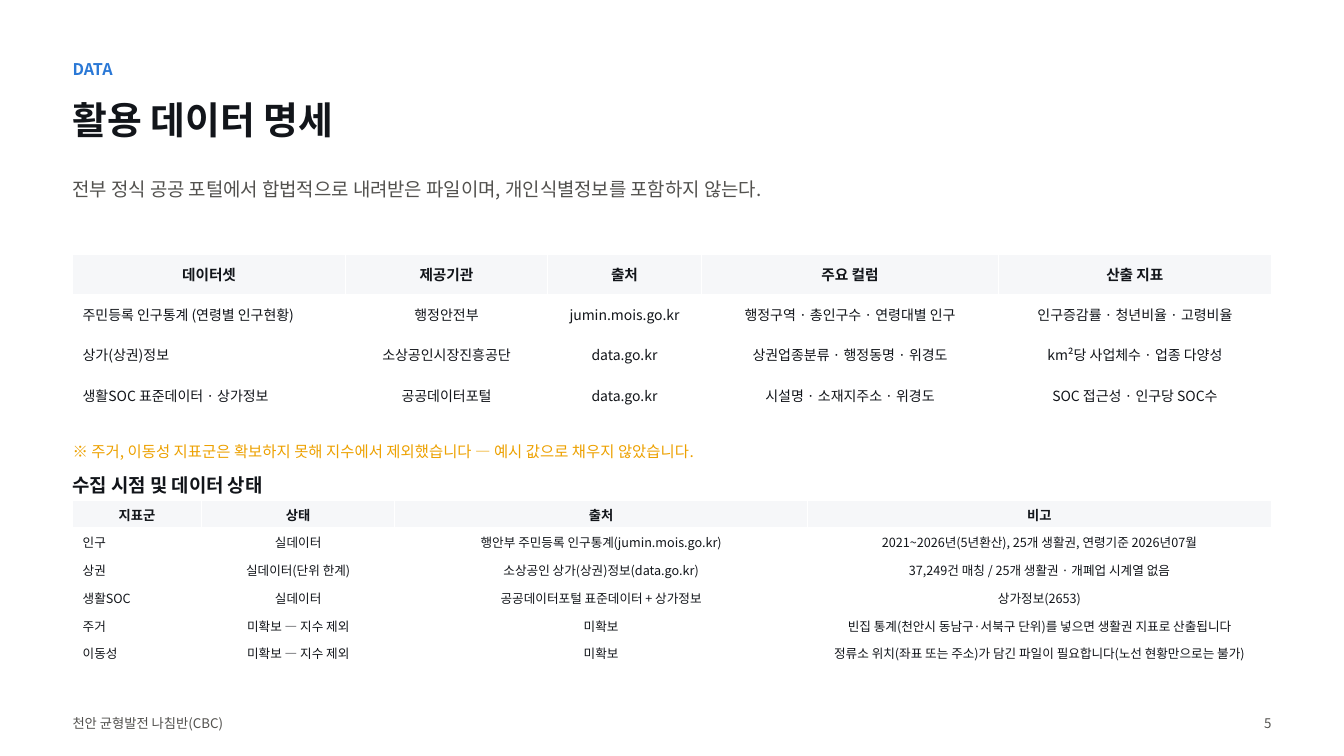
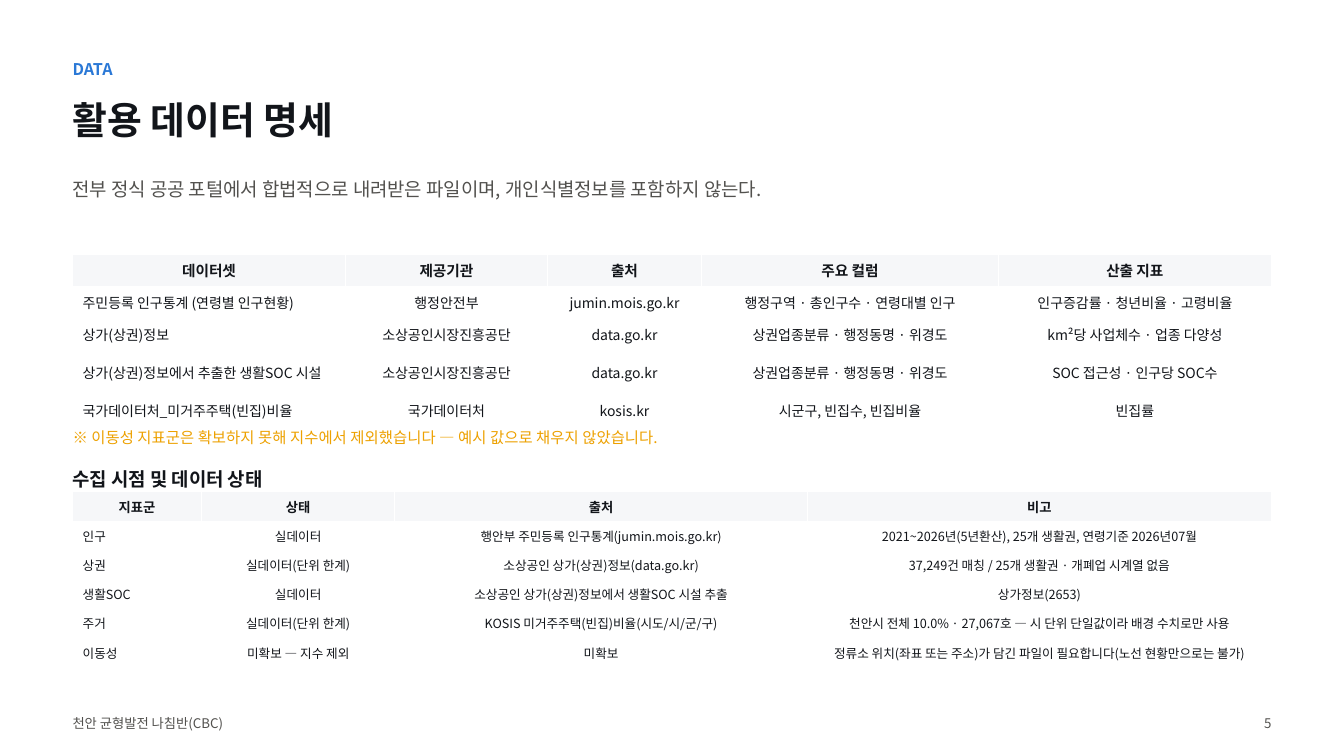
Before and after one commit to BioCode67/2026-AI-, a slide deck: slide 6 of deliverables/기획서_천안균형발전나침반_CBC.pptx. Drawn at 1344x756 pixels with LibreOffice and Linux fonts; fonts in the diff are those of the drawing. Boxes give left, top, right and bottom in pixels: in the first picture for what was removed or moved away, otherwise in the second. Text is boxed around its words. In the diff, an @@ line names an element or a change of style, - is before the commit and + after.

```diff
--- a/deliverables/기획서_천안균형발전나침반_CBC.pptx
+++ b/deliverables/기획서_천안균형발전나침반_CBC.pptx
@@ table at bbox=[73, 254, 1271, 423] @@
-row 4: 생활SOC 표준데이터 · 상가정보 | 공공데이터포털 | data.go.kr | 시설명 · 소재지주소 · 위경도 | SOC 접근성 · 인구당 SOC수
+row 4: 상가(상권)정보에서 추출한 생활SOC 시설 | 소상공인시장진흥공단 | data.go.kr | 상권업종분류 · 행정동명 · 위경도 | SOC 접근성 · 인구당 SOC수
+row 5: 국가데이터처_미거주주택(빈집)비율 | 국가데이터처 | kosis.kr | 시군구, 빈집수, 빈집비율 | 빈집률
@@ text at bbox=[91, 430, 657, 445]: text changed @@
-※ 주거, 이동성 지표군은 확보하지 못해 지수에서 제외했습니다 — 예시 값으로 채우지 않았습니다.
+※ 이동성 지표군은 확보하지 못해 지수에서 제외했습니다 — 예시 값으로 채우지 않았습니다.
@@ text "수집 시점 및 데이터 상태": place and size @@
-text "수집 시점 및 데이터 상태" at bbox=[73, 476, 263, 494]
+text "수집 시점 및 데이터 상태" at bbox=[73, 470, 263, 488]
@@ table at bbox=[73, 492, 1271, 667] @@
-row 4, column 3: 공공데이터포털 표준데이터 + 상가정보
+row 4, column 3: 소상공인 상가(상권)정보에서 생활SOC 시설 추출
-row 5: 주거 | 미확보 — 지수 제외 | 미확보 | 빈집 통계(천안시 동남구·서북구 단위)를 넣으면 생활권 지표로 산출됩니다
+row 5: 주거 | 실데이터(단위 한계) | KOSIS 미거주주택(빈집)비율(시도/시/군/구) | 천안시 전체 10.0% · 27,067호 — 시 단위 단일값이라 배경 수치로만 사용
@@ table: place and size @@
-table at bbox=[73, 500, 1271, 667]
+table at bbox=[73, 492, 1271, 667]
```
Also in this commit, not shown: 4 other slides changed, 11 other files.
